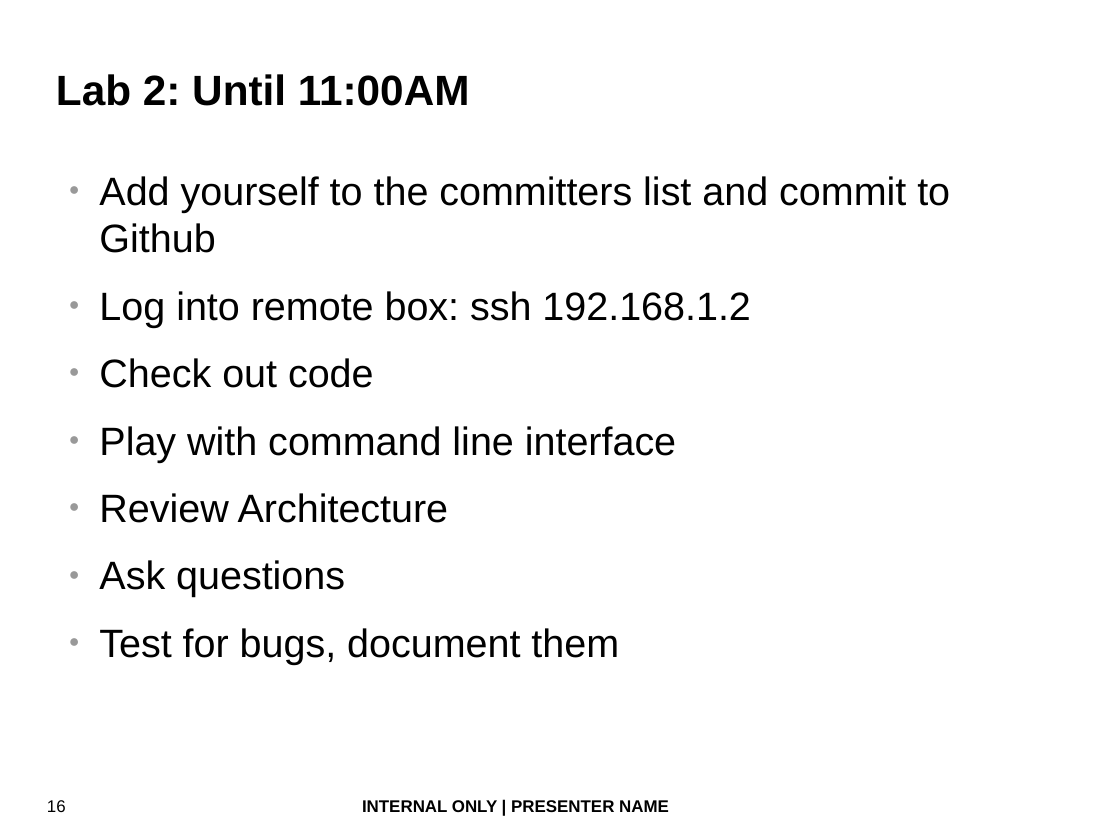
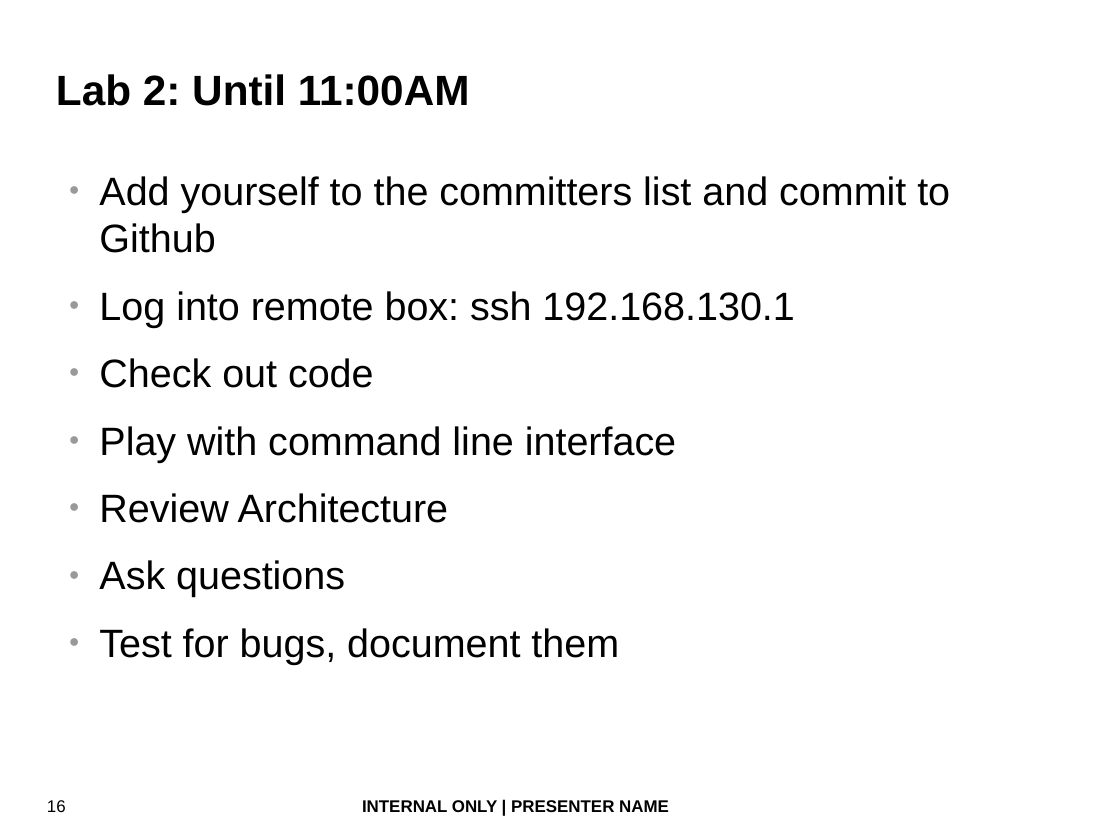
Before and after one commit to fatherlinux/shiva, a slide deck: slide 16 of bash_devops.odp. Drawn at 1120x840 pixels with LibreOffice and Linux fonts; fonts in the diff are those of the drawing; background and template pictures are left out. Boxes give left, top, right and bottom in pixels: in the first picture for what was removed or moved away, otherwise in the second. Text is boxed around its words. In the diff, an @@ line names an element or a change of style, - is before the commit and + after.

Commit message:
* Latest slides SM

```diff
--- a/bash_devops.odp
+++ b/bash_devops.odp
@@ text at (99, 291, 794, 327): text changed @@
-● Log into remote box: ssh 192.168.1.2
+● Log into remote box: ssh 192.168.130.1
```
